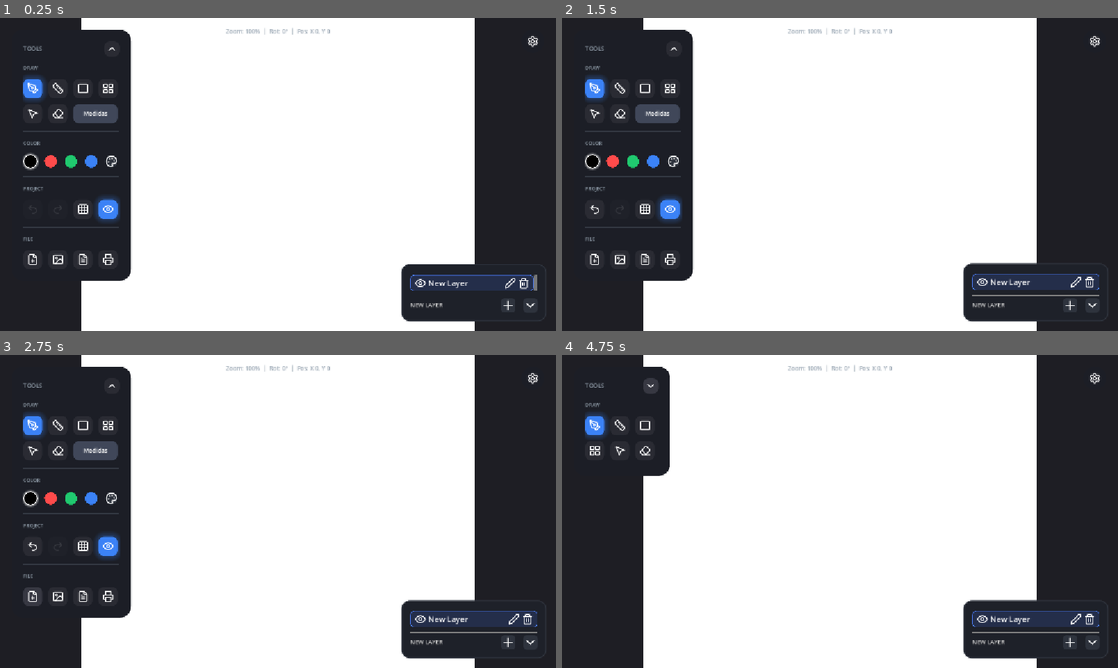
Above: before the commit, frames 1-4 (two rows, left to right).
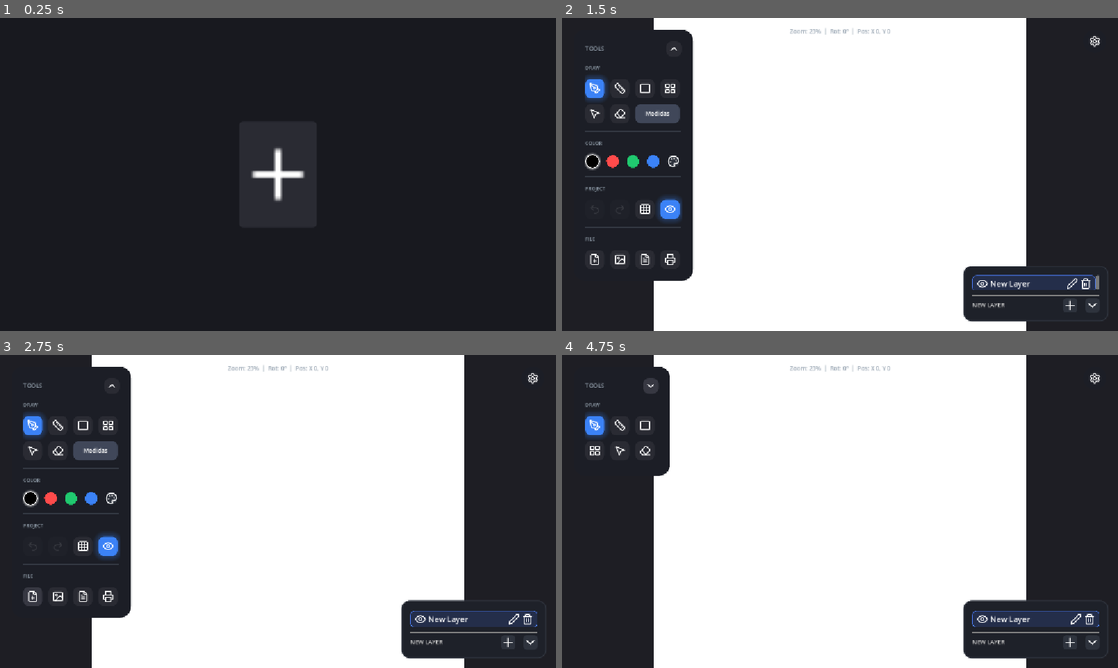
Above: after the commit, the same moments.

Repository: OmarSaez/plan-2d
Game: Godot game, scene res://src/ui/project_selector.tscn
Two runs of this game, one before a commit and one after it. Both use one fixed random seed, a clock stepped at 60 frames per second and the inputs below. Before the commit the project starts from res://src/main.tscn.
Inputs (mouse positions are in pixels of both pictures, inside the frame that each line leads up to):
- Up to frame 1 (0.25 s): no input
- Up to frame 2 (1.5 s): click (840, 174) at 0.52 s; click (801, 268) at 1.25 s, where only the run after the commit has a clickable "Crear"
- Up to frame 3 (2.75 s): click (33, 596) at 2 s
- Up to frame 4 (4.75 s): click (595, 596) at 2.75 s; click "Cancelar" at 3.5 s; click (673, 386) at 4.25 s

The runs differ from the first frame. In frame 1, 65% of the frame differs, in the area x 4-99%, y 0-100%; in frame 2, 2.6%; in frame 3, 2.1%; in frame 4, 2.9%.

Commit message:
Se agrega menu previo apra crear proyecto con sus configuraciones

Diff:
--- a/project.godot
+++ b/project.godot
@@ -11,7 +11,7 @@
 [application]
 
 config/name="plan-2d"
-run/main_scene="res://src/main.tscn"
+run/main_scene="res://src/ui/project_selector.tscn"
 config/features=PackedStringArray("4.6", "Mobile")
 config/icon="res://icon.svg"
 
--- a/src/canvas/canvas_manager.gd
+++ b/src/canvas/canvas_manager.gd
@@ -11,19 +11,34 @@
 var is_restoring: bool = false
 
 func _ready() -> void:
-	# Crear la hoja de papel (Tamaño carta 816x1056)
+	var p_size: Vector2 = EventBus.current_project_config["paper_size"]
+	var c_scale: float = EventBus.current_project_config.get("canvas_scale", 1.0)
+	var final_size = p_size * c_scale
+
 	paper_rect = ColorRect.new()
 	paper_rect.color = Color.WHITE
-	paper_rect.custom_minimum_size = Vector2(816, 1056)
-	paper_rect.size = Vector2(816, 1056)
+	paper_rect.custom_minimum_size = final_size
+	paper_rect.size = final_size
 
 	# Centrar el papel en el mundo (0, 0)
 	paper_rect.position = -paper_rect.size / 2.0
+
+	add_child(paper_rect)
+	move_child(paper_rect, 0)
+
+	# Ajustar cámara
+	var cam = get_viewport().get_camera_2d()
+	if cam and cam is CameraController:
+		cam.zoom_min = 0.001
+		cam.zoom_max = 50.0
+		# Zoom para que quepa la hoja (asumiendo pantalla base ~1000px)
+		var fit_zoom = 1000.0 / max(final_size.x, final_size.y)
+		cam.zoom = Vector2(fit_zoom, fit_zoom)
+		cam.update_hud()
 
 	paper_rect.clip_contents = true # Evita que los trazos salgan de la hoja
 	paper_rect.mouse_filter = Control.MOUSE_FILTER_PASS
 	paper_rect.gui_input.connect(_on_paper_gui_input)
-	add_child(paper_rect)
 
 	EventBus.clear_canvas_requested.connect(_on_clear_requested)
 	EventBus.camera_view_changed.connect(_on_camera_view_changed)
@@ -130,11 +145,13 @@
 	if cam:
 		cam_rot = cam.rotation
 	var snapped_cam_rot = snapped(cam_rot, PI/2.0)
+	var c_scale: float = EventBus.current_project_config.get("canvas_scale", 1.0)
 	for b in bubbles:
 		if b.visible:
 			b.reset_size()
 			b.pivot_offset = b.size / 2.0
 			b.rotation = snapped_cam_rot
+			b.scale = Vector2(c_scale, c_scale)
 
 func _create_bubble() -> Label:
 	var b = Label.new()
@@ -150,10 +167,10 @@
 	style.content_margin_bottom = 4
 	b.add_theme_stylebox_override("normal", style)
 	b.add_theme_color_override("font_color", Color.WHITE)
-	b.hide()
+	var c_scale: float = EventBus.current_project_config.get("canvas_scale", 1.0)
+	b.scale = Vector2(c_scale, c_scale)
 	add_child(b)
 	return b
-
 
 func update_bubbles(bubbles_data: Array) -> void:
 	var cam_rot = 0.0
@@ -168,11 +185,14 @@
 
 	for i in range(bubbles.size()):
 		if i < bubbles_data.size():
+			var c_scale: float = EventBus.current_project_config.get("canvas_scale", 1.0)
 			bubbles[i].visible = true
 			bubbles[i].text = bubbles_data[i]["text"]
 			bubbles[i].reset_size()
 			bubbles[i].pivot_offset = bubbles[i].size / 2.0
-			# Centrar la burbuja en pos (pos - mitad de la burbuja)
+			bubbles[i].scale = Vector2(c_scale, c_scale)
+			# El pivot está en el centro, así que scale no mueve el centro.
+			# Posicionamos la esquina superior izquierda normal: pos - size/2
 			bubbles[i].position = paper_rect.position + bubbles_data[i]["pos"] - bubbles[i].size / 2.0
 			bubbles[i].rotation = snapped_cam_rot
 		else:
--- a/src/canvas/layer.gd
+++ b/src/canvas/layer.gd
@@ -1,14 +1,14 @@
 extends Node2D
 class_name DrawingLayer
 
-var lines: Array[Dictionary] = [] # Formato: { "points": PackedVector2Array, "length_mm": float, "type": String }
+var lines: Array[Dictionary] = [] # Formato: { "points": PackedVector2Array, "length_px": float, "type": String }
 var current_line: PackedVector2Array = PackedVector2Array()
-var current_length_mm: float = 0.0
+var current_length_px: float = 0.0
 var current_shape_type: String = "freehand"
 
 var line_width: float = 2.0
-var pixels_per_mm: float = 1.0
 var default_font: Font
+var offset_scale: float = 1.0
 
 # Eraser variables
 var eraser_cursor_pos: Vector2 = Vector2.ZERO
@@ -21,6 +21,10 @@
 
 func _ready() -> void:
 	default_font = ThemeDB.fallback_font
+	offset_scale = EventBus.current_project_config.get("canvas_scale", 1.0)
+	line_width *= offset_scale
+	eraser_radius *= offset_scale
+
 	EventBus.unit_changed.connect(func(_u): queue_redraw())
 	EventBus.camera_view_changed.connect(func(): queue_redraw())
 	EventBus.measures_visibility_changed.connect(func(_v): queue_redraw())
@@ -32,16 +36,15 @@
 func start_shape(type: String) -> void:
 	current_shape_type = type
 	current_line = PackedVector2Array()
-	current_length_mm = 0.0
+	current_length_px = 0.0
 
 func add_point(point: Vector2) -> void:
 	if current_line.size() > 0:
-		var distance_px = current_line[-1].distance_to(point)
-		current_length_mm += distance_px / pixels_per_mm
+		current_length_px += current_line[-1].distance_to(point)
 
 	current_line.append(point)
-	var text = EventBus.format_length(current_length_mm)
-	var offset = Vector2(0, -45).rotated(deg_to_rad(get_snapped_camera_angle()))
+	var text = EventBus.format_length(current_length_px)
+	var offset = Vector2(0, -45 * offset_scale).rotated(deg_to_rad(get_snapped_camera_angle()))
 
 	if EventBus.auto_measure and EventBus.show_measures:
 		stroke_updated.emit([{"text": text, "pos": point + offset}])
@@ -52,24 +55,24 @@
 
 func set_current_line(points: PackedVector2Array) -> void:
 	current_line = points
-	current_length_mm = 0.0
+	current_length_px = 0.0
 	for i in range(1, points.size()):
-		current_length_mm += points[i-1].distance_to(points[i]) / pixels_per_mm
+		current_length_px += points[i-1].distance_to(points[i])
 
 	if points.size() > 0:
 		var bubbles_data = []
 		if (current_shape_type == "rectangle" or current_shape_type == "perfect") and points.size() == 5:
-			var w = points[0].distance_to(points[1]) / pixels_per_mm
-			var h = points[1].distance_to(points[2]) / pixels_per_mm
+			var w = points[0].distance_to(points[1])
+			var h = points[1].distance_to(points[2])
 
 			var top_center = (points[0] + points[1]) / 2.0
 			var right_center = (points[1] + points[2]) / 2.0
 			var bottom_center = (points[2] + points[3]) / 2.0
 
 			# Main bubble (W x H) top
-			var offset_up = Vector2(0, -45).rotated(deg_to_rad(get_snapped_camera_angle()))
-			var offset_down = Vector2(0, 25).rotated(deg_to_rad(get_snapped_camera_angle()))
-			var offset_right = Vector2(35, 0).rotated(deg_to_rad(get_snapped_camera_angle()))
+			var offset_up = Vector2(0, -45 * offset_scale).rotated(deg_to_rad(get_snapped_camera_angle()))
+			var offset_down = Vector2(0, 25 * offset_scale).rotated(deg_to_rad(get_snapped_camera_angle()))
+			var offset_right = Vector2(35 * offset_scale, 0).rotated(deg_to_rad(get_snapped_camera_angle()))
 
 			bubbles_data.append({"text": "%s x %s" % [EventBus.format_length(w), EventBus.format_length(h)], "pos": top_center + offset_up})
 
@@ -80,9 +83,9 @@
 			# Height bubble right
 			if h >= 0.1:
 				bubbles_data.append({"text": EventBus.format_length(h), "pos": right_center + offset_right})
-		elif current_length_mm > 0.1:
-			var offset = Vector2(0, -45).rotated(deg_to_rad(get_snapped_camera_angle()))
-			var text = EventBus.format_length(current_length_mm)
+		elif current_length_px > 0.1:
+			var offset = Vector2(0, -45 * offset_scale).rotated(deg_to_rad(get_snapped_camera_angle()))
+			var text = EventBus.format_length(current_length_px)
 			bubbles_data.append({"text": text, "pos": current_line[-1] + offset})
 
 		if EventBus.auto_measure and EventBus.show_measures:
@@ -99,11 +102,11 @@
 			for i in range(4):
 				var p1 = current_line[i]
 				var p2 = current_line[i+1]
-				var dist = p1.distance_to(p2) / pixels_per_mm
+				var dist = p1.distance_to(p2)
 				if dist >= 0.1:
 					lines.append({
 						"points": PackedVector2Array([p1, p2]),
-						"length_mm": dist,
+						"length_px": dist,
 						"type": "straight",
 						"color": EventBus.current_color,
 						"label_angle": get_snapped_camera_angle(),
@@ -114,7 +117,7 @@
 		else:
 			lines.append({
 				"points": current_line,
-				"length_mm": current_length_mm,
+				"length_px": current_length_px,
 				"type": current_shape_type,
 				"color": EventBus.current_color,
 				"label_angle": get_snapped_camera_angle(),
@@ -123,21 +126,21 @@
 				"show_measure": EventBus.auto_measure
 			})
 	current_line = PackedVector2Array()
-	current_length_mm = 0.0
+	current_length_px = 0.0
 	current_shape_type = "freehand"
 	stroke_finished.emit()
 	queue_redraw()
 
 func cancel_line() -> void:
 	current_line = PackedVector2Array()
-	current_length_mm = 0.0
+	current_length_px = 0.0
 	current_shape_type = "freehand"
 	stroke_finished.emit()
 	queue_redraw()
 
 func erase_stroke(point: Vector2) -> bool:
 	var erased_something = false
-	var threshold = 10.0
+	var threshold = 10.0 * EventBus.current_project_config.get("canvas_scale", 1.0)
 
 	for i in range(lines.size() - 1, -1, -1):
 		var pts = lines[i]["points"]
@@ -183,11 +186,11 @@
 			if part.size() > 1:
 				var new_length = 0.0
 				for j in range(1, part.size()):
-					new_length += part[j-1].distance_to(part[j]) / pixels_per_mm
+					new_length += part[j-1].distance_to(part[j])
 
 				new_lines.append({
 					"points": part,
-					"length_mm": new_length,
+					"length_px": new_length,
 					"type": line_data.get("type", "freehand"),
 					"color": line_data.get("color", Color.BLACK),
 					"label_angle": line_data.get("label_angle", 0.0),
@@ -214,9 +217,10 @@
 	if show_eraser_cursor:
 		if eraser_mode == "area":
 			draw_circle(eraser_cursor_pos, eraser_radius, Color(1, 0.2, 0.2, 0.3))
-			draw_arc(eraser_cursor_pos, eraser_radius, 0, TAU, 32, Color(1, 0.2, 0.2, 0.8), 2.0)
+			draw_arc(eraser_cursor_pos, eraser_radius, 0, TAU, 32, Color(1, 0.2, 0.2, 0.8), 2.0 * EventBus.current_project_config.get("canvas_scale", 1.0))
 		elif eraser_mode == "stroke":
-			draw_circle(eraser_cursor_pos, 8.0, Color(1, 0.2, 0.2, 0.8))
+			var r = 8.0 * EventBus.current_project_config.get("canvas_scale", 1.0)
+			draw_circle(eraser_cursor_pos, r, Color(1, 0.2, 0.2, 0.8))
 
 func get_label_position(line_data: Dictionary) -> Vector2:
 	var pts: PackedVector2Array = line_data["points"]
@@ -238,8 +242,9 @@
 
 		normal *= side
 
-		var text = EventBus.format_length(line_data.get("length_mm", 0.0))
+		var text = EventBus.format_length(line_data.get("length_px", 0.0))
 		var text_size = default_font.get_string_size(text, HORIZONTAL_ALIGNMENT_LEFT, -1, 14) if default_font else Vector2(60, 14)
+		text_size *= offset_scale # Escalar para el espacio de mundo
 		var angle_deg = line_data.get("label_angle", 0.0)
 		var is_vertical_text = (int(angle_deg) % 180 != 0)
 
@@ -249,10 +254,10 @@
 		var offset = Vector2.ZERO
 		if abs(normal.x) > abs(normal.y):
 			# Línea vertical -> Normal horizontal
-			offset = normal * (effective_width / 2.0 + 8.0)
+			offset = normal * (effective_width / 2.0 + 8.0 * offset_scale)
 		else:
 			# Línea horizontal -> Normal vertical
-			offset = normal * (effective_height / 2.0 + 8.0)
+			offset = normal * (effective_height / 2.0 + 8.0 * offset_scale)
 
 		return center + offset # Este es el centro geométrico absoluto
 	else:
@@ -264,7 +269,7 @@
 			var rem = float_idx - idx0
 			pos = pos.lerp(pts[int(idx1)], rem)
 
-		return pos + Vector2(0, -15 * side) # Desplazamiento simple para a pulso
+		return pos + Vector2(0, -15 * side * offset_scale) # Desplazamiento simple para a pulso
 
 func _draw_length_text(line_data: Dictionary) -> void:
 	if not EventBus.show_measures: return
@@ -276,29 +281,24 @@
 		return # Ya no soportamos renderizar rectángulos consolidados
 
 	var geometric_center = get_label_position(line_data)
-	var text = EventBus.format_length(line_data["length_mm"])
+	var text = EventBus.format_length(line_data.get("length_px", 0.0))
 	var angle_deg = line_data.get("label_angle", 0.0)
 
 	var text_size = default_font.get_string_size(text, HORIZONTAL_ALIGNMENT_LEFT, -1, 14) if default_font else Vector2(60, 14)
 
-	var draw_pos = geometric_center
-
-	if angle_deg != 0.0:
-		draw_set_transform(geometric_center, deg_to_rad(angle_deg), Vector2.ONE)
-		draw_pos = Vector2.ZERO # El origen ahora es el centro geométrico
+	draw_set_transform(geometric_center, deg_to_rad(angle_deg), Vector2(offset_scale, offset_scale))
 
 	# Mover desde el centro geométrico hasta el baseline para dibujado left-aligned
-	draw_pos += Vector2(-text_size.x / 2.0, text_size.y * 0.35)
+	var draw_pos = Vector2(-text_size.x / 2.0, text_size.y * 0.35)
 
 	draw_string_outline(default_font, draw_pos, text, HORIZONTAL_ALIGNMENT_LEFT, -1, 14, 2, Color.WHITE)
 	draw_string(default_font, draw_pos, text, HORIZONTAL_ALIGNMENT_LEFT, -1, 14, Color.BLACK)
 
-	if angle_deg != 0.0:
-		draw_set_transform(Vector2.ZERO, 0.0, Vector2.ONE)
+	draw_set_transform(Vector2.ZERO, 0.0, Vector2.ONE)
 
 func get_closest_label_index(pos: Vector2, threshold: float = 30.0) -> int:
 	var closest_idx = -1
-	var min_dist = threshold
+	var min_dist = threshold * offset_scale
 
 	for i in range(lines.size()):
 		var rect_center = get_label_position(lines[i]) # Ahora es el centro geométrico real
--- a/src/globals/event_bus.gd
+++ b/src/globals/event_bus.gd
@@ -16,6 +16,15 @@
 signal undo_requested()
 signal redo_requested()
 signal history_changed(can_undo: bool, can_redo: bool)
+
+var current_project_config: Dictionary = {
+	"name": "Nuevo Proyecto",
+	"paper_size": Vector2(816, 1056),
+	"unit": "cm",
+	"canvas_scale": 1.0
+}
+
+const PIXELS_PER_UNIT: float = 100.0
 
 var show_measures: bool = true
 var auto_measure: bool = true
@@ -82,19 +91,34 @@
 	unit_changed.emit(unit)
 	_save_settings()
 
-func format_length(length_mm: float) -> String:
+func get_unit_factor(u: String) -> float:
+	match u:
+		"m": return 1.0
+		"cm": return 0.01
+		"mm": return 0.001
+		"in": return 0.0254
+		_: return 1.0
+
+func format_length(length_px: float) -> String:
+	var base_val = length_px / PIXELS_PER_UNIT
+	var base_u = current_project_config.get("unit", "cm")
+
+	var val_in_meters = base_val * get_unit_factor(base_u)
+	var final_val = val_in_meters / get_unit_factor(current_unit)
+
 	match current_unit:
-		"cm": return "%.1f cm" % (length_mm / 10.0)
-		"m": return "%.2f m" % (length_mm / 1000.0)
-		"in": return "%.2f in" % (length_mm / 25.4)
-		_: return "%.1f mm" % length_mm
+		"mm": return "%.1f mm" % final_val
+		"cm": return "%.1f cm" % final_val
+		"m": return "%.2f m" % final_val
+		"in": return "%.2f in" % final_val
+		_: return "%.2f" % final_val
 
-func parse_input_to_mm(val: float) -> float:
-	match current_unit:
-		"cm": return val * 10.0
-		"m": return val * 1000.0
-		"in": return val * 25.4
-		_: return val
+func parse_input_to_px(val: float) -> float:
+	var val_in_meters = val * get_unit_factor(current_unit)
+	var base_u = current_project_config.get("unit", "cm")
+	var val_in_base = val_in_meters / get_unit_factor(base_u)
+
+	return val_in_base * PIXELS_PER_UNIT
 
 func _save_settings() -> void:
 	var config = ConfigFile.new()
--- a/src/tools/perfect_shape_tool.gd
+++ b/src/tools/perfect_shape_tool.gd
@@ -59,9 +59,9 @@
 
 	layer.start_shape("rectangle")
 
-	# Convertir mm a píxeles
-	var w_px = exact_w * layer.pixels_per_mm
-	var h_px = exact_h * layer.pixels_per_mm
+	# Los valores ya vienen en píxeles desde main_ui.gd
+	var w_px = exact_w
+	var h_px = exact_h
 
 	var p1 = center_pos + Vector2(-w_px/2, -h_px/2)
 	var p2 = center_pos + Vector2(w_px/2, -h_px/2)
--- a/src/ui/main_ui.gd
+++ b/src/ui/main_ui.gd
@@ -193,8 +193,8 @@
 		tw.chain().tween_callback(func(): dim_panel.hide())
 
 func _on_dim_confirm() -> void:
-	var w = EventBus.parse_input_to_mm(float(width_input.text))
-	var h = EventBus.parse_input_to_mm(float(height_input.text))
+	var w = EventBus.parse_input_to_px(float(width_input.text))
+	var h = EventBus.parse_input_to_px(float(height_input.text))
 	EventBus.perfect_dimensions_confirmed.emit(w, h)
 
 func _on_dim_cancel() -> void:
@@ -314,6 +314,9 @@
 	unit_option.add_item("UNIT_CM", 1)
 	unit_option.add_item("UNIT_M", 2)
 	unit_option.add_item("UNIT_IN", 3)
+
+	var conf_unit = EventBus.current_project_config.get("unit", "cm")
+	EventBus.current_unit = conf_unit
 
 	if EventBus.current_unit == "cm":
 		unit_option.select(1)
--- /dev/null
+++ b/src/ui/project_selector.gd
@@ -0,0 +1,270 @@
+extends Control
+
+var sizes = [
+	{"name": "Carta (Letter)", "size": Vector2(816, 1056)},
+	{"name": "Oficio (Legal)", "size": Vector2(816, 1344)},
+	{"name": "A4", "size": Vector2(794, 1123)},
+	{"name": "A3", "size": Vector2(1123, 1587)}
+]
+
+var units = [
+	{"name": "Milímetros (mm)", "val": "mm"},
+	{"name": "Centímetros (cm)", "val": "cm"},
+	{"name": "Metros (m)", "val": "m"},
+	{"name": "Pulgadas (in)", "val": "in"}
+]
+
+var scales = [
+	{"name": "Muy Pequeño", "val": 0.5},
+	{"name": "Pequeño", "val": 1.0},
+	{"name": "Mediano", "val": 4.0},
+	{"name": "Grande", "val": 10.0},
+	{"name": "Gigante", "val": 100.0}
+]
+
+var name_input: LineEdit
+var size_option: OptionButton
+var unit_option: OptionButton
+var scale_option: OptionButton
+var modal_overlay: ColorRect
+
+var paper_preview: ColorRect
+var preview_label: Label
+
+func _ready() -> void:
+	# Fondo general
+	var bg = ColorRect.new()
+	bg.color = Color("#18191f")
+	bg.set_anchors_preset(Control.PRESET_FULL_RECT)
+	add_child(bg)
+
+	# Contenedor para centrar el botón de nuevo proyecto
+	var center = CenterContainer.new()
+	center.set_anchors_preset(Control.PRESET_FULL_RECT)
+	add_child(center)
+
+	# Botón de nuevo proyecto (Hoja con +)
+	var btn_new = Button.new()
+	btn_new.custom_minimum_size = Vector2(160, 220)
+	var plus_icon = load("res://assets/icons/plus.svg")
+	if plus_icon:
+		btn_new.icon = plus_icon
+		btn_new.icon_alignment = HORIZONTAL_ALIGNMENT_CENTER
+		btn_new.expand_icon = true
+
+	var style_normal = StyleBoxFlat.new()
+	style_normal.bg_color = Color("#2a2b33")
+	style_normal.corner_radius_top_left = 8
+	style_normal.corner_radius_top_right = 8
+	style_normal.corner_radius_bottom_left = 8
+	style_normal.corner_radius_bottom_right = 8
+
+	var style_hover = style_normal.duplicate()
+	style_hover.bg_color = Color("#32343d")
+
+	btn_new.add_theme_stylebox_override("normal", style_normal)
+	btn_new.add_theme_stylebox_override("hover", style_hover)
+	btn_new.add_theme_stylebox_override("pressed", style_normal)
+	btn_new.add_theme_stylebox_override("focus", style_normal)
+
+	btn_new.pressed.connect(_on_new_project_pressed)
+	center.add_child(btn_new)
+
+	_build_modal()
+
+func _build_modal() -> void:
+	modal_overlay = ColorRect.new()
+	modal_overlay.color = Color(0, 0, 0, 0.6)
+	modal_overlay.set_anchors_preset(Control.PRESET_FULL_RECT)
+	modal_overlay.hide()
+	add_child(modal_overlay)
+
+	var center = CenterContainer.new()
+	center.set_anchors_preset(Control.PRESET_FULL_RECT)
+	modal_overlay.add_child(center)
+
+	var panel = PanelContainer.new()
+	var p_style = StyleBoxFlat.new()
+	p_style.bg_color = Color("#1e1f26")
+	p_style.corner_radius_top_left = 16
+	p_style.corner_radius_top_right = 16
+	p_style.corner_radius_bottom_left = 16
+	p_style.corner_radius_bottom_right = 16
+	p_style.content_margin_left = 32
+	p_style.content_margin_right = 32
+	p_style.content_margin_top = 32
+	p_style.content_margin_bottom = 32
+	panel.add_theme_stylebox_override("panel", p_style)
+	center.add_child(panel)
+
+	var hbox_main = HBoxContainer.new()
+	hbox_main.add_theme_constant_override("separation", 48)
+	panel.add_child(hbox_main)
+
+	# --- COLUMNA IZQUIERDA: FORMULARIO ---
+	var vbox = VBoxContainer.new()
+	vbox.add_theme_constant_override("separation", 16)
+	vbox.alignment = BoxContainer.ALIGNMENT_CENTER
+	hbox_main.add_child(vbox)
+
+	var title = Label.new()
+	title.text = "Nuevo Proyecto"
+	title.add_theme_font_size_override("font_size", 24)
+	title.horizontal_alignment = HORIZONTAL_ALIGNMENT_CENTER
+	vbox.add_child(title)
+
+	# Nombre
+	var lbl_name = Label.new()
+	lbl_name.text = "Nombre del proyecto"
+	vbox.add_child(lbl_name)
+
+	name_input = LineEdit.new()
+	name_input.placeholder_text = "Mi Plano"
+	name_input.custom_minimum_size.x = 300
+	vbox.add_child(name_input)
+
+	# Tamaño
+	var lbl_size = Label.new()
+	lbl_size.text = "Tamaño de Hoja"
+	vbox.add_child(lbl_size)
+
+	size_option = OptionButton.new()
+	for s in sizes:
+		size_option.add_item(s["name"])
+	size_option.item_selected.connect(func(idx): _update_preview())
+	vbox.add_child(size_option)
+
+	# Unidad
+	var lbl_unit = Label.new()
+	lbl_unit.text = "Unidad de Medida"
+	vbox.add_child(lbl_unit)
+
+	unit_option = OptionButton.new()
+	for u in units:
+		unit_option.add_item(u["name"])
+	unit_option.select(1) # cm default
+	unit_option.item_selected.connect(func(idx): _update_preview())
+	vbox.add_child(unit_option)
+
+	# Escala (Capacidad)
+	var lbl_scale = Label.new()
+	lbl_scale.text = "Capacidad del Lienzo (Espacio)"
+	vbox.add_child(lbl_scale)
+
+	scale_option = OptionButton.new()
+	for s in scales:
+		scale_option.add_item(s["name"])
+	scale_option.select(2) # Mediano default
+	scale_option.item_selected.connect(func(idx): _update_preview())
+	vbox.add_child(scale_option)
+
+	# Botones
+	var hbox = HBoxContainer.new()
+	hbox.alignment = BoxContainer.ALIGNMENT_CENTER
+	hbox.add_theme_constant_override("separation", 16)
+	vbox.add_child(hbox)
+
+	var btn_cancel = Button.new()
+	btn_cancel.text = "Cancelar"
+	btn_cancel.custom_minimum_size = Vector2(120, 40)
+	btn_cancel.pressed.connect(_on_cancel_pressed)
+	hbox.add_child(btn_cancel)
+
+	var btn_create = Button.new()
+	btn_create.text = "Crear"
+	btn_create.custom_minimum_size = Vector2(120, 40)
+
+	var create_style = StyleBoxFlat.new()
+	create_style.bg_color = Color("#3b82f6")
+	create_style.corner_radius_top_left = 8
+	create_style.corner_radius_top_right = 8
+	create_style.corner_radius_bottom_left = 8
+	create_style.corner_radius_bottom_right = 8
+	btn_create.add_theme_stylebox_override("normal", create_style)
+	btn_create.add_theme_stylebox_override("hover", create_style)
+	btn_create.add_theme_stylebox_override("pressed", create_style)
+	btn_create.add_theme_stylebox_override("focus", create_style)
+
+	btn_create.pressed.connect(_on_create_pressed)
+	hbox.add_child(btn_create)
+
+	# --- COLUMNA DERECHA: VISTA PREVIA ---
+	var preview_vbox = VBoxContainer.new()
+	preview_vbox.add_theme_constant_override("separation", 16)
+	preview_vbox.alignment = BoxContainer.ALIGNMENT_CENTER
+	hbox_main.add_child(preview_vbox)
+
+	var preview_title = Label.new()
+	preview_title.text = "Vista Previa de Capacidad"
+	preview_title.add_theme_color_override("font_color", Color("#a0a4b8"))
+	preview_title.horizontal_alignment = HORIZONTAL_ALIGNMENT_CENTER
+	preview_vbox.add_child(preview_title)
+
+	var paper_preview_container = CenterContainer.new()
+	paper_preview_container.custom_minimum_size = Vector2(250, 250)
+	preview_vbox.add_child(paper_preview_container)
+
+	paper_preview = ColorRect.new()
+	paper_preview.color = Color.WHITE
+	paper_preview_container.add_child(paper_preview)
+
+	preview_label = Label.new()
+	preview_label.horizontal_alignment = HORIZONTAL_ALIGNMENT_CENTER
+	preview_label.add_theme_color_override("font_color", Color("#a0a4b8"))
+	preview_vbox.add_child(preview_label)
+
+func _update_preview() -> void:
+	if not is_instance_valid(paper_preview): return
+
+	var s_idx = size_option.get_selected_id()
+	var u_idx = unit_option.get_selected_id()
+	var scale_idx = scale_option.get_selected_id()
+
+	if s_idx < 0 or u_idx < 0 or scale_idx < 0: return
+
+	var paper_dim = sizes[s_idx]["size"]
+	var unit_val = units[u_idx]["val"]
+	var scale_val = scales[scale_idx]["val"]
+
+	# Calcular dimensiones relativas para el dibujo del rectangulito
+	var max_preview_size = 200.0
+	var aspect = paper_dim.x / paper_dim.y
+	if aspect > 1.0:
+		paper_preview.custom_minimum_size = Vector2(max_preview_size, max_preview_size / aspect)
+	else:
+		paper_preview.custom_minimum_size = Vector2(max_preview_size * aspect, max_preview_size)
+
+	# Calcular capacidad real
+	var width_units = (paper_dim.x * scale_val) / 100.0
+	var height_units = (paper_dim.y * scale_val) / 100.0
+
+	preview_label.text = "Ancho máximo: %.2f %s\nAlto máximo: %.2f %s" % [width_units, unit_val, height_units, unit_val]
+
+func _on_new_project_pressed() -> void:
+	name_input.text = ""
+	size_option.select(0)
+	unit_option.select(1) # cm default
+	scale_option.select(2) # Mediano default
+	_update_preview()
+	modal_overlay.show()
+
+func _on_cancel_pressed() -> void:
+	modal_overlay.hide()
+
+func _on_create_pressed() -> void:
+	var pname = name_input.text.strip_edges()
+	if pname == "":
+		pname = "Nuevo Proyecto"
+
+	var s_idx = size_option.get_selected_id()
+	var u_idx = unit_option.get_selected_id()
+	var scale_idx = scale_option.get_selected_id()
+
+	EventBus.current_project_config = {
+		"name": pname,
+		"paper_size": sizes[s_idx]["size"],
+		"unit": units[u_idx]["val"],
+		"canvas_scale": scales[scale_idx]["val"]
+	}
+
+	get_tree().change_scene_to_file("res://src/main.tscn")
--- /dev/null
+++ b/src/ui/project_selector.tscn
@@ -0,0 +1,12 @@
+[gd_scene format=3 uid="uid://b1x1a1a1a1a1"]
+
+[ext_resource type="Script" path="res://src/ui/project_selector.gd" id="1_xxx"]
+
+[node name="ProjectSelector" type="Control"]
+layout_mode = 3
+anchors_preset = 15
+anchor_right = 1.0
+anchor_bottom = 1.0
+grow_horizontal = 2
+grow_vertical = 2
+script = ExtResource("1_xxx")
Not shown, added: src/ui/project_selector.gd.uid
